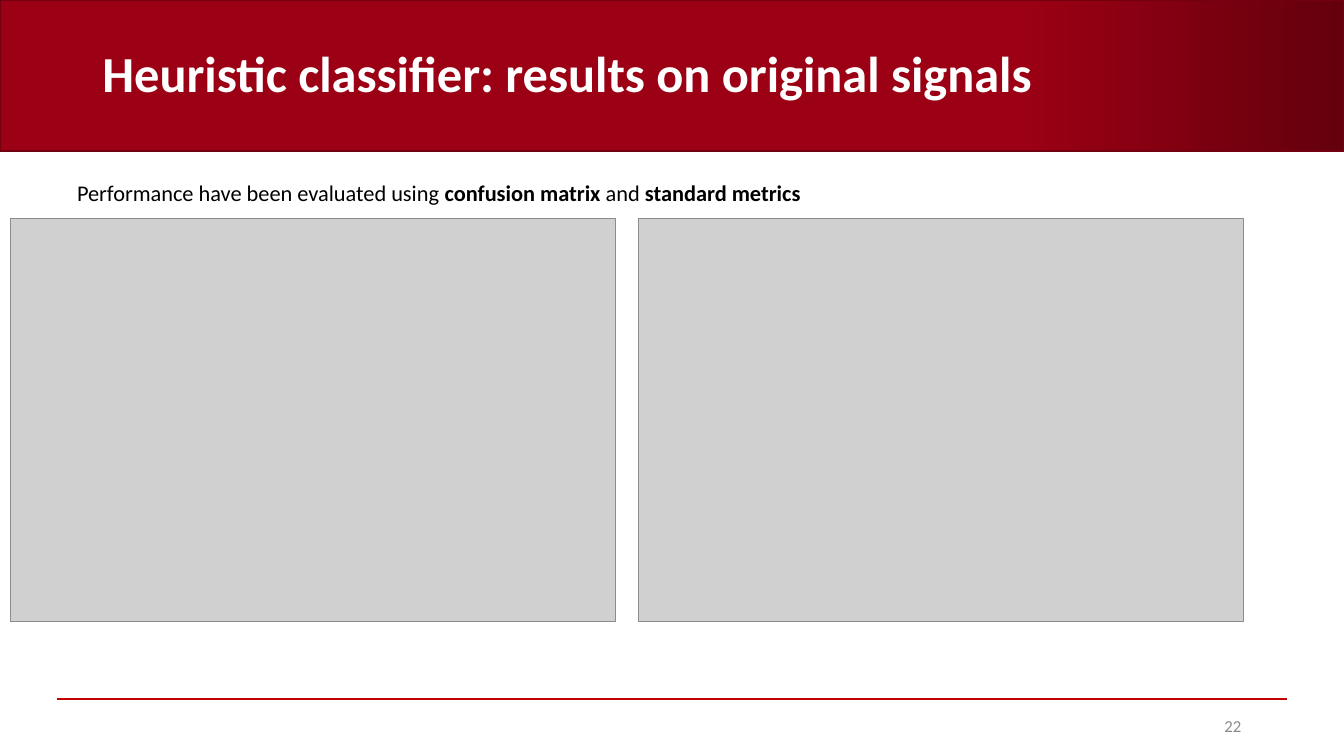
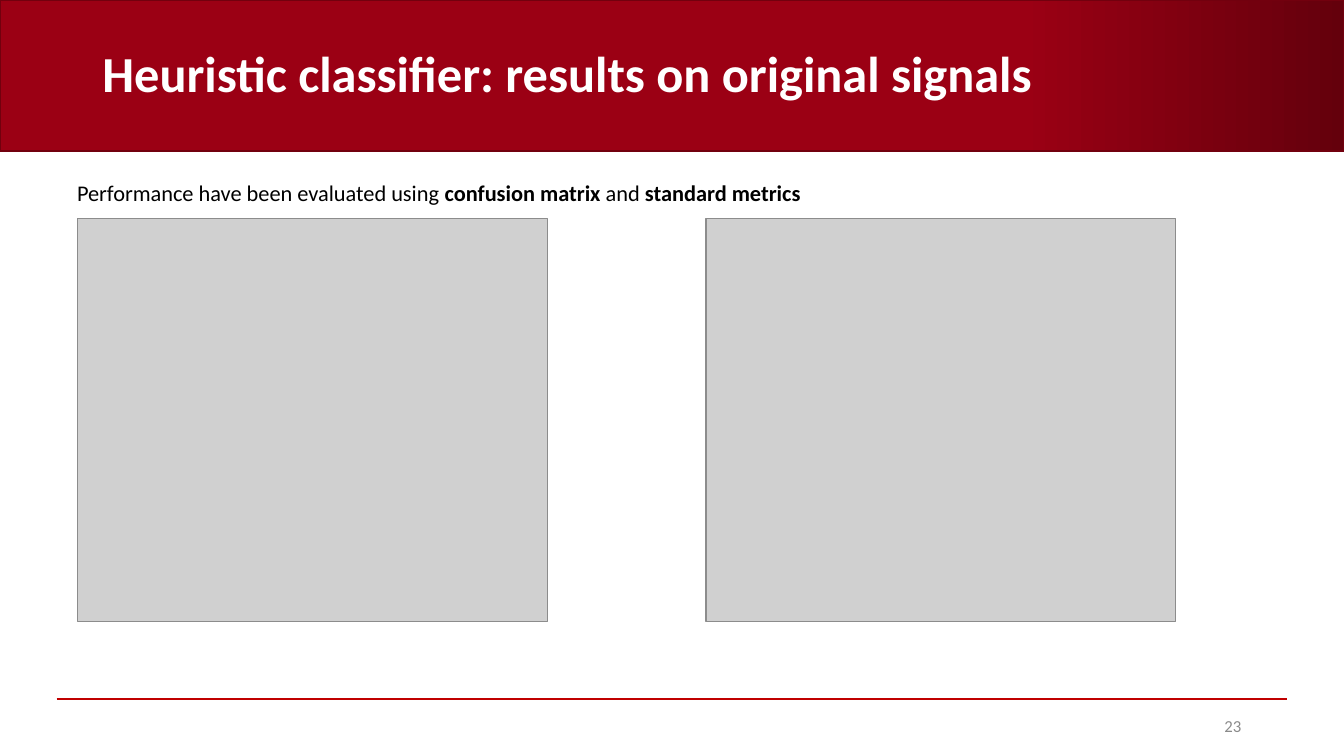
Before and after one commit to AndreaCorrado00/Tesi_magistrale_Corrado_Andrea, a slide deck: slide 23 of Documentation/5. Heuristic classifier strategy B.pptx (slide 22 before the commit). Drawn at 1344x756 pixels with LibreOffice and Linux fonts; fonts in the diff are those of the drawing; grey boxes stand for pictures; background and template pictures are left out. Boxes give left, top, right and bottom in pixels: in the first picture for what was removed or moved away, otherwise in the second. Text is boxed around its words. In the diff, an @@ line names an element or a change of style, - is before the commit and + after.

```diff
--- a/Documentation/5. Heuristic classifier strategy B.pptx
+++ b/Documentation/5. Heuristic classifier strategy B.pptx
@@ picture: place and size @@
-picture at [10, 219, 615, 622]
+picture at [78, 219, 547, 622]
@@ picture: place and size @@
-picture at [638, 219, 1243, 622]
+picture at [706, 219, 1176, 622]
@@ page number at [1224, 721, 1241, 732]: text changed @@
-22
+23
```
Also in this commit, not shown: 2 other slides changed, 4 slides added, 2 other files.
